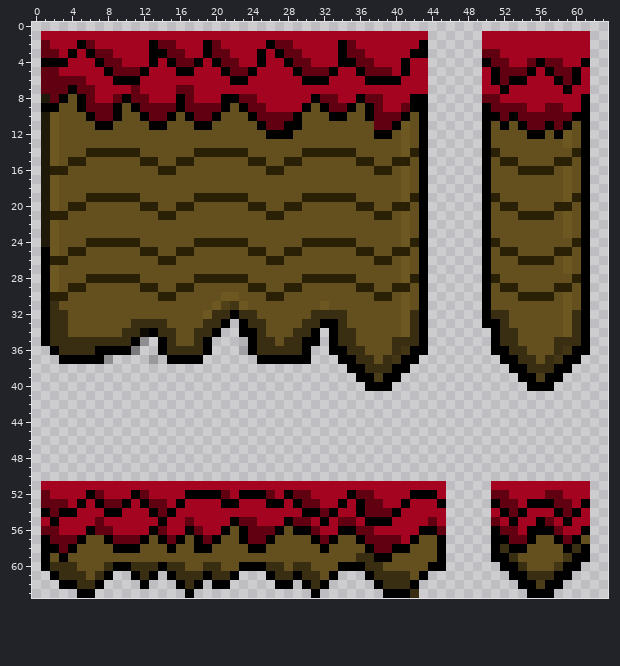
Pixel-art sprite, stored at Assets/Art/4_zurita_tile set.png. That is the earlier state.
The file is 64x64 pixels. Pixels under 10% opacity are left out. Colours within 5 levels of each other are drawn and written as one.
The result:
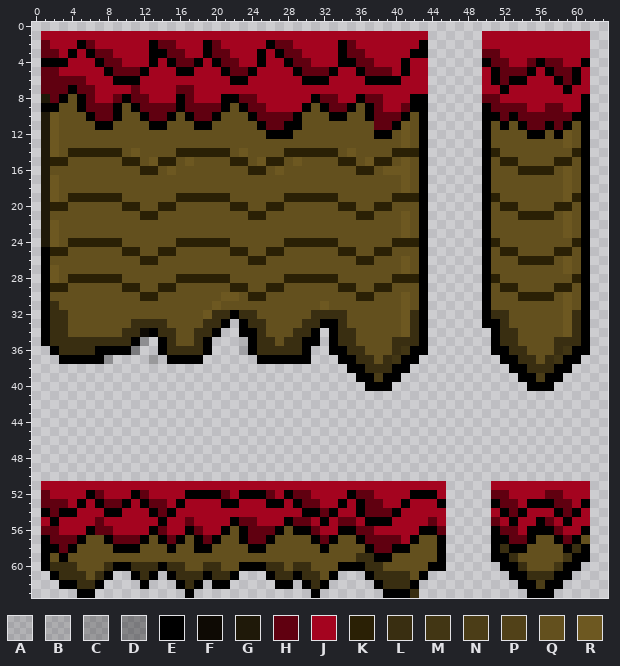
Palette (. is transparent): A #00000021  B #00000028  C #00000041  D #0000005b  E #000000  F #0e0a04  G #1f1909  H #600010  J #a4041f  K #2a2005  L #392e11  M #423614  N #4b3d17  P #514118  Q #63501e  R #6d5821
Difference:
Changed rows in their new state; - is an unchanged pixel.
first column x 2:
14 --KK----QR----KK----QR----KK----QR----KK
15 KKQQ----KKQRKKQR----KKQRKKQR----KKQRKKQR
16 QQ--------KKQR--------KKQR--------KKQRR-
19 --KK----QQ----KK----QQ----KK----QQ----KK
20 KKQQ----KKQQKKQQ----KKQQKKQQ----KKQQKKQQ
21 QQ--------KKQQ--------KKQQ--------KKQQ--
24 --KK----QQ----KK----QQ----KK----QQ----KK
25 KKQQ----KKQQKKQQ----KKQQKKQQ----KKQQKKQQ
26 QQ--------KKQQ--------KKQQ--------KKQQ--
28 --KK----QQ----KK----QQ----KK----QQ----KK
29 KKQQ----KKQQKKQQ----KKQQKKQQ----KKQQKKQQ
30 QQ--------KKQQ--------KKQQ--------KKQQ--
31 -------------------QQQ------------------
